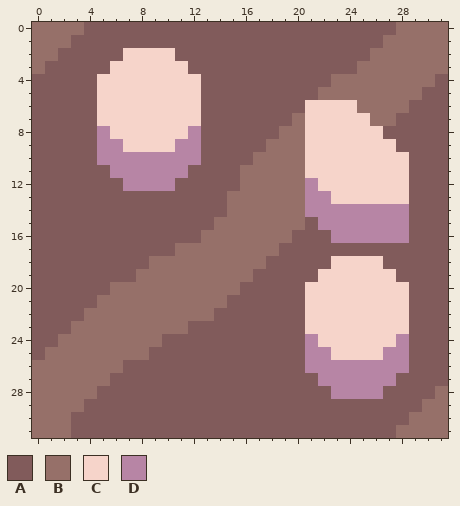
File history of a pixel-art sprite, sprites/blocks/environment/icy-floor3.png. Above, as it was before the edit.
The file is 32x32 pixels.
Palette (. is transparent): A #815b5b  B #967069  C #f6d4ca  D #b785a5
Pixels before, first column x 0:
 0 BBBBAAAAAAAAAAAAAAAAAAAAAAAABBBB
 1 BBBAAAAAAAAAAAAAAAAAAAAAAAABBBBB
 2 BBAAAAACCCCAAAAAAAAAAAAAAABBBBBB
 3 BAAAAACCCCCCAAAAAAAAAAAAABBBBBBB
 4 AAAAACCCCCCCCAAAAAAAAAABBBBBBBBA
 5 AAAAACCCCCCCCAAAAAAAAABBBBBBBBAA
 6 AAAAACCCCCCCCAAAAAAAACCCCBBBBAAA
 7 AAAAACCCCCCCCAAAAAAABCCCCCBBAAAA
 8 AAAAADCCCCCCDAAAAAABBCCCCCCAAAAA
 9 AAAAADDCCCCDDAAAAABBBCCCCCCCAAAA
10 AAAAADDDDDDDDAAAABBBBCCCCCCCCAAA
11 AAAAAADDDDDDAAAABBBBBCCCCCCCCAAA
12 AAAAAAADDDDAAAAABBBBBDCCCCCCCAAA
13 AAAAAAAAAAAAAAABBBBBBDDCCCCCCAAA
14 AAAAAAAAAAAAAAABBBBBBDDDDDDDDAAA
15 AAAAAAAAAAAAAABBBBBBBADDDDDDDAAA
16 AAAAAAAAAAAAABBBBBBBAAADDDDDDAAA
17 AAAAAAAAAAABBBBBBBBAAAAAAAAAAAAA
18 AAAAAAAAABBBBBBBBBAAAAACCCCAAAAA
19 AAAAAAAABBBBBBBBBAAAAACCCCCCAAAA
20 AAAAAABBBBBBBBBBAAAAACCCCCCCCAAA
21 AAAAABBBBBBBBBBAAAAAACCCCCCCCAAA
22 AAAABBBBBBBBBBAAAAAAACCCCCCCCAAA
23 AAABBBBBBBBBAAAAAAAAACCCCCCCCAAA
24 AABBBBBBBBAAAAAAAAAAADCCCCCCDAAA
25 ABBBBBBBBAAAAAAAAAAAADDCCCCDDAAA
26 BBBBBBBAAAAAAAAAAAAAADDDDDDDDAAA
27 BBBBBBAAAAAAAAAAAAAAAADDDDDDAAAA
28 BBBBBAAAAAAAAAAAAAAAAAADDDDAAAAB
29 BBBBAAAAAAAAAAAAAAAAAAAAAAAAAABB
30 BBBAAAAAAAAAAAAAAAAAAAAAAAAAABBB
31 BBBAAAAAAAAAAAAAAAAAAAAAAAAABBBB
After:
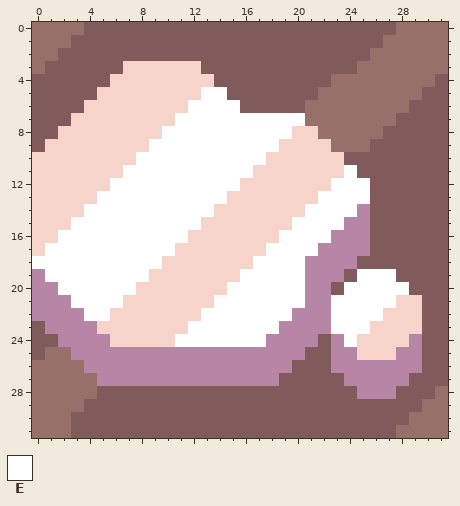
Colours new in this view: E #ffffff
Changes in this commit:
Changed rows in their new state; - is an unchanged pixel.
first column x 0:
 2 -------AAAA-------------------
 3 ------A-----C-----------------
 4 -----A-------C----------------
 5 -------------EE---------------
 6 ----C-------EEEE-----BBBB-----
 7 ---CC------EEEEEEEEEEBBBBB----
 8 --CCCC----EEEEEEEEEEC-BBBBB---
 9 -CCCCCC--EEEEEEEEEECC--BBBAA--
10 CCCCCCCCEEEEEEEEEECCC---AAAAA-
11 CCCCCCCEEEEEEEEEECCCC---EAAAA-
12 CCCCCCEEEEEEEEEECCCCCC-EEEAAA-
13 CCCCCEEEEEEEEEECCCCCCCEEEEAAA-
14 CCCCEEEEEEEEEECCCCCCCEEEE-AAA-
15 CCCEEEEEEEEEECCCCCCCEEEE--AAA-
16 CCEEEEEEEEEECCCCCCCEEEE---AAA-
17 CEEEEEEEEEECCCCCCCEEEEDDDD----
18 EEEEEEEEEECCCCCCCEEEEDDDDAA---
19 DEEEEEEEECCCCCCCEEEEEDDDAEEE--
20 DDEEEEEECCCCCCCEEEEEEDDAEEEEE-
21 DDDEEEECCCCCCCEEEEEEEDDEEEEE-C
22 DDDDEECCCCCCCEEEEEEEDDDEEEE--C
23 -DDDDCCCCCCCEEEEEEEDDDDEEE---C
24 --DDDDCCCCCEEEEEEEDDD-ADE---CD
25 ---DDDDDDDDDDDDDDDDDDAADD--C-D
26 ----DDDDDDDDDDDDDDDD-AA------D
27 -----DDDDDDDDDDDDDD---AA----D-
28 -----------------------AA--D--
Where, in picture pixels (left, top, right, bottom), the same in both pictures:
changed: (32, 48, 422, 399)
